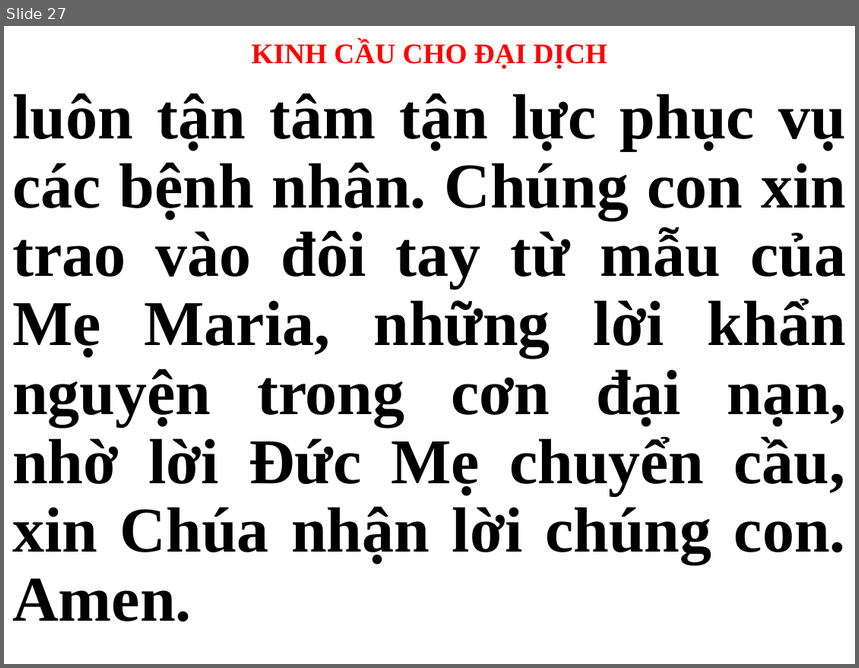
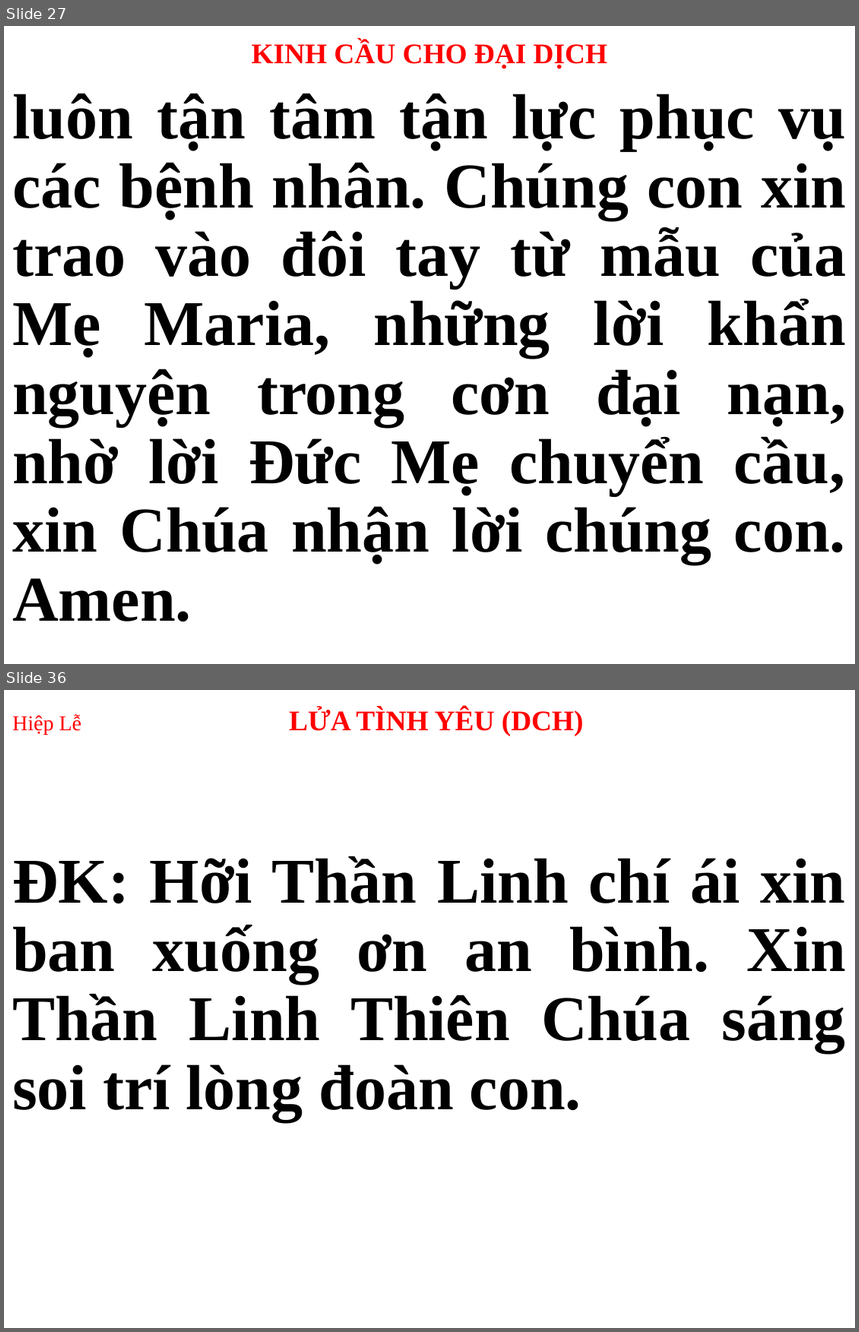
Before and after one commit to peteranh99/usb-songs, a slide deck: CN.pptx. Shown one above the other, each under a label of ours: slide 27 before the commit, slides 27 and 36 after it; the slides between them are not shown. The pictures are 859x668 and 859x1332 pixels, drawn with LibreOffice and Linux fonts; fonts in the diff are those of the drawing. Boxes give left, top, right and bottom in pixels: in the first picture for what was removed or moved away, otherwise in the second. Text is boxed around its words. In the diff, an @@ line names an element or a change of style, - is before the commit and + after.

```diff
--- a/CN.pptx
+++ b/CN.pptx
@@ slide 36 added at bbox=[4, 690, 855, 1328], background #FFFFFF @@
@@ title added at bbox=[12, 708, 584, 736], 24 pt, text #FF0000, bold @@
+Hiệp Lễ LỬA TÌNH YÊU (DCH)
@@ subtitle added at bbox=[12, 856, 846, 1121], 54 pt, text #000000, bold @@
+ĐK: Hỡi Thần Linh chí ái xin ban xuống ơn an bình. Xin Thần Linh Thiên Chúa sáng soi trí lòng đoàn con.
```
Also in this commit, not shown: 28 other slides changed, 52 other slides added, 39 slides removed, 2 other files.
